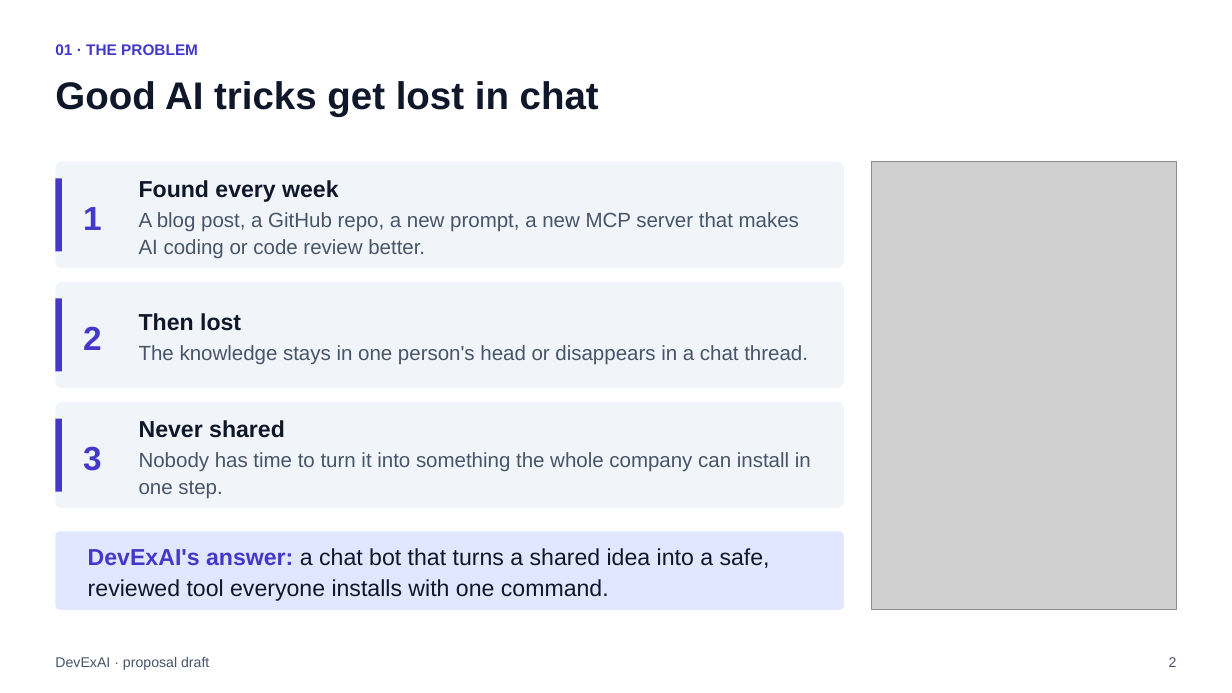
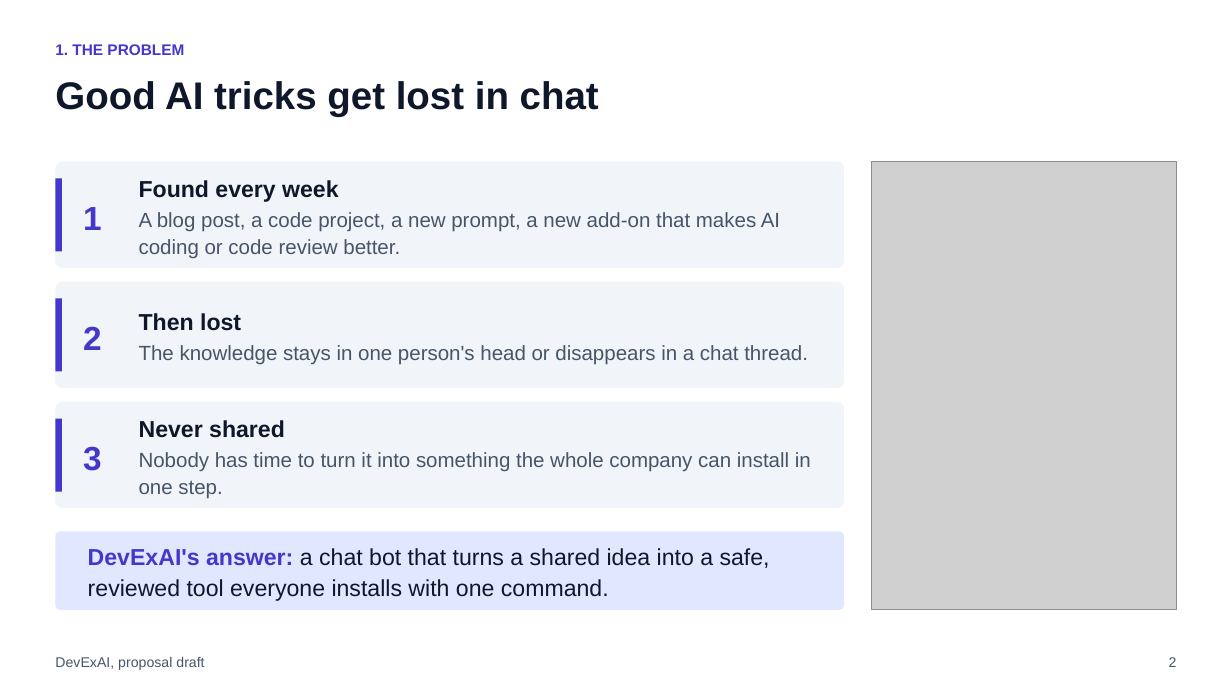
Before and after one commit to raghavsatyadev/DevExAI, a slide deck: slide 2 of DevExAI.pptx. Drawn at 1232x693 pixels with LibreOffice and Linux fonts; fonts in the diff are those of the drawing; grey boxes stand for pictures. Boxes give left, top, right and bottom in pixels: in the first picture for what was removed or moved away, otherwise in the second. Text is boxed around its words. In the diff, an @@ line names an element or a change of style, - is before the commit and + after.

```diff
--- a/DevExAI.pptx
+++ b/DevExAI.pptx
@@ text at box(55, 44, 184, 55): text changed @@
-01 · THE PROBLEM
+1. THE PROBLEM
@@ text at box(139, 212, 780, 258): text changed @@
-A blog post, a GitHub repo, a new prompt, a new MCP server that makes AI coding or code review better.
+A blog post, a code project, a new prompt, a new add-on that makes AI coding or code review better.
@@ text at box(55, 656, 204, 670): text changed @@
-DevExAI · proposal draft
+DevExAI, proposal draft
```
Also in this commit, not shown: 18 other slides changed, 3 other files.
